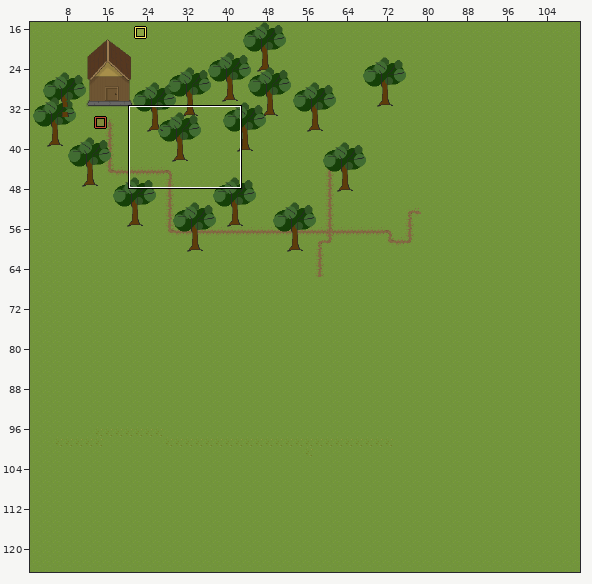
Two states of a LDtk project, bin/Debug/assets/assets/maps/ldtk/test.ldtk. Above: a wide view before the commit, with the close-up outlined.
Close-up. Earlier state:
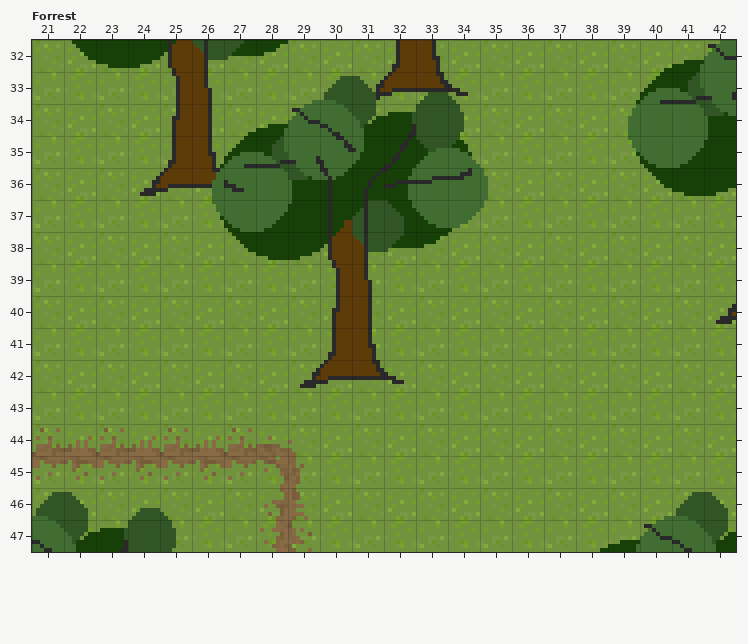
Cells are 8x8 px. Shown: Forrest x 21..42, y 32..47. The commit also changed other parts of the map, which this record leaves out.
The same view after the edit:
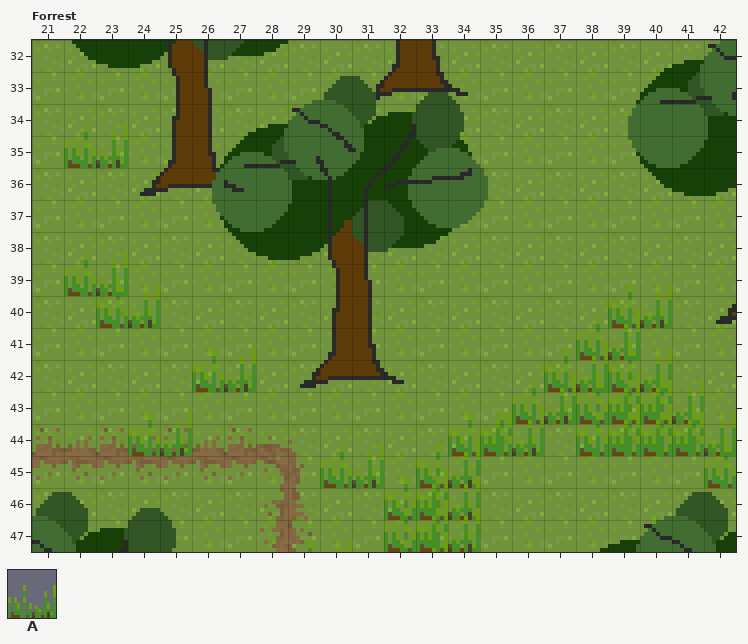
Key: from "Mainsheet": A 837.
_ is an empty cell.
The exact change:
Layer "Foreground":
y 34: x 22 _ -> A
y 38: x 22 _ -> A
y 39: x 23 _ -> A; x 39 _ -> A
y 40: x 38 _ -> A
y 41: x 26 _ -> A; x 37 _ -> A; x 39 _ -> A
y 42: x 36 _ -> A; x 38..40 ___ -> AAA
y 43: x 24 _ -> A; x 34..35 __ -> AA; x 38..41 ____ -> AAAA
y 44: x 30 _ -> A; x 33 _ -> A; x 42 _ -> A
y 45..46: x 32..33 __ -> AA
y 47: x 29 _ -> A; x 32 _ -> A
Pixel boxes of the changes (left, top, right, bottom) in both close-ups:
added: (64, 124, 128, 168)
added: (64, 252, 160, 328)
added: (308, 284, 736, 552)
added: (128, 348, 256, 456)
